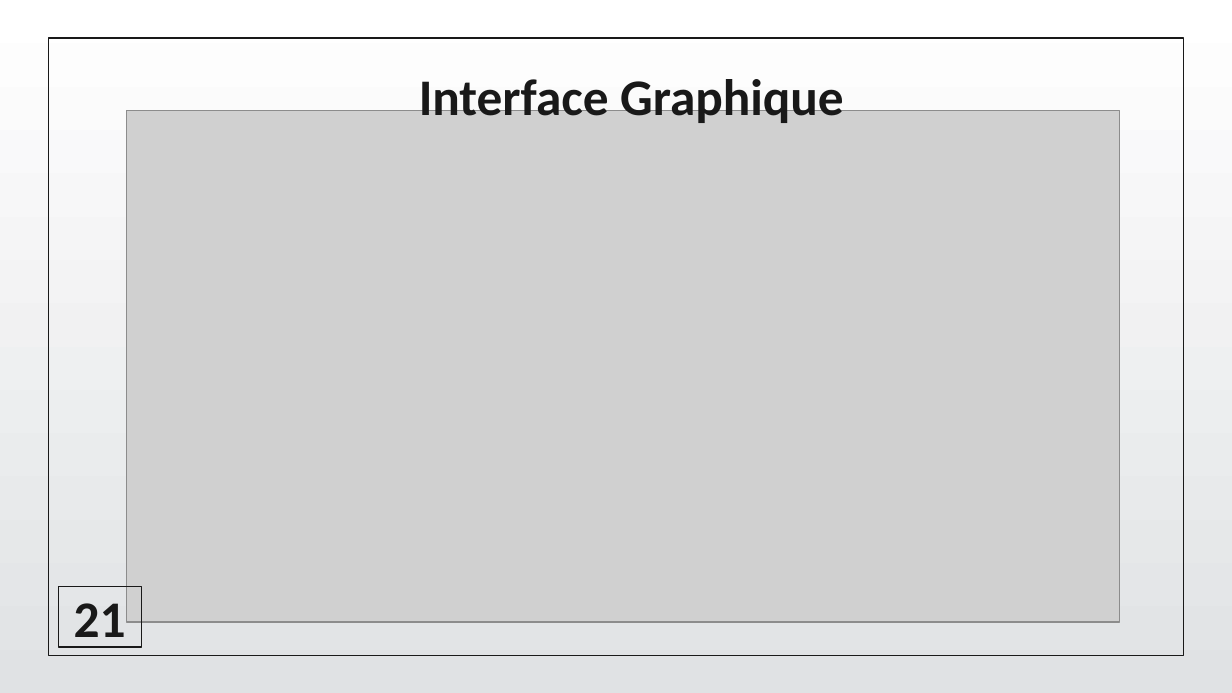
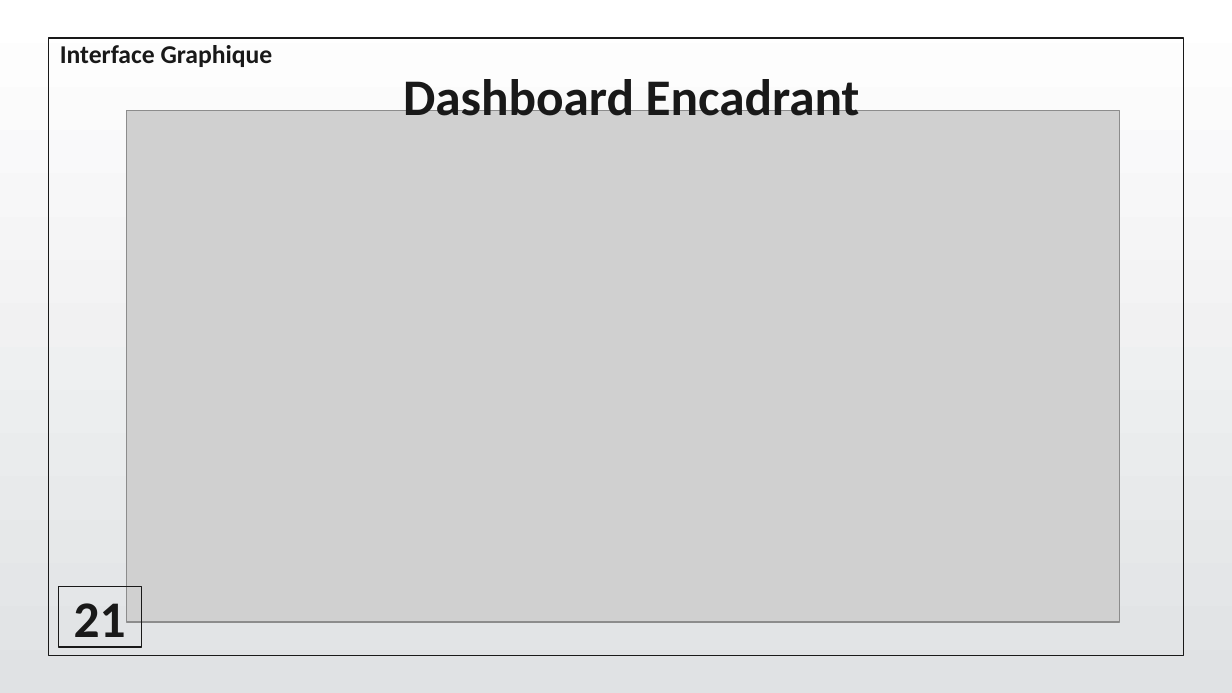
Before and after one commit to CodeWizard-404/Circuit_De_Stage, a slide deck: slide 28 of Doc/Pres/Pres.pptx (slide 27 before the commit). Drawn at 1232x693 pixels with LibreOffice and Linux fonts; fonts in the diff are those of the drawing; grey boxes stand for pictures; background and template pictures are left out. Boxes give left, top, right and bottom in pixels: in the first picture for what was removed or moved away, otherwise in the second. Text is boxed around its words. In the diff, an @@ line names an element or a change of style, - is before the commit and + after.

```diff
--- a/Doc/Pres/Pres.pptx
+++ b/Doc/Pres/Pres.pptx
@@ text added at bbox=[60, 45, 273, 67], 15 pt, text #191919, bold @@
+Interface Graphique
@@ text at bbox=[403, 73, 860, 116]: text changed @@
-Interface Graphique
+Dashboard Encadrant
```
Also in this commit, not shown: 11 other slides changed, 1 slide added.
